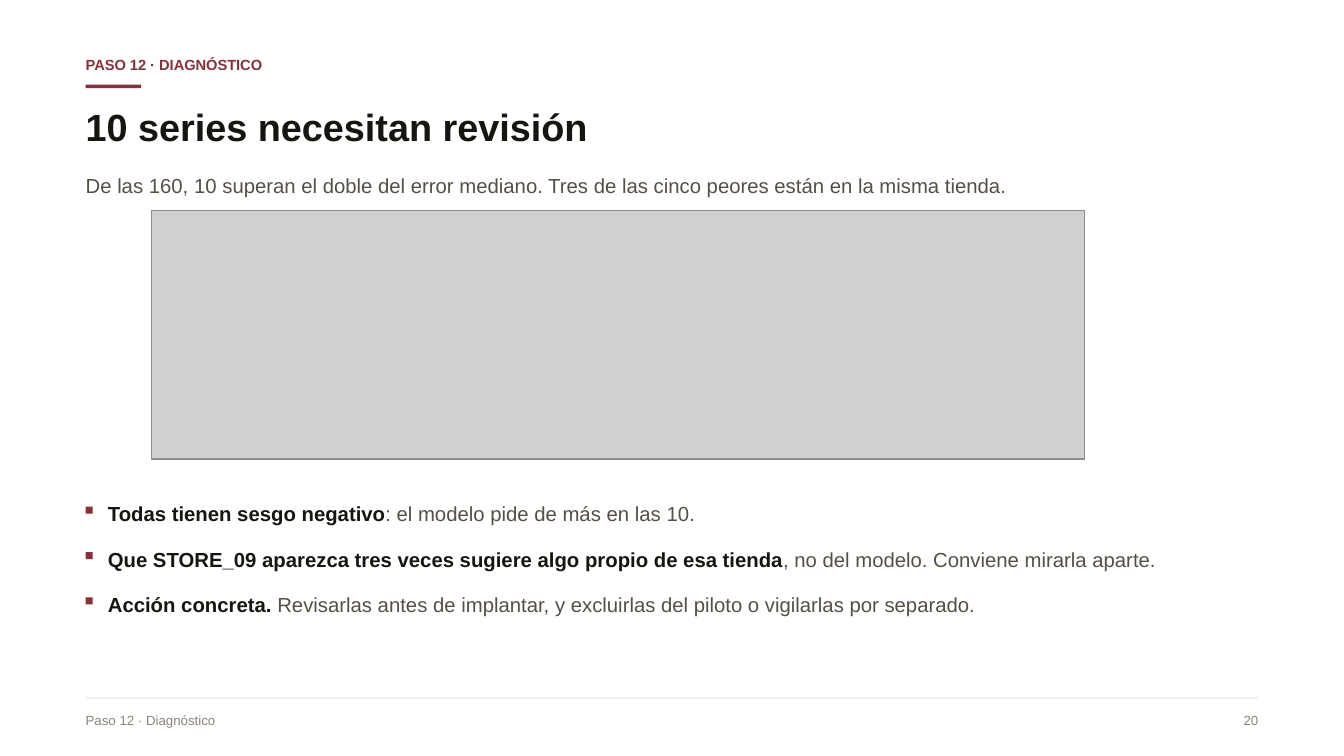
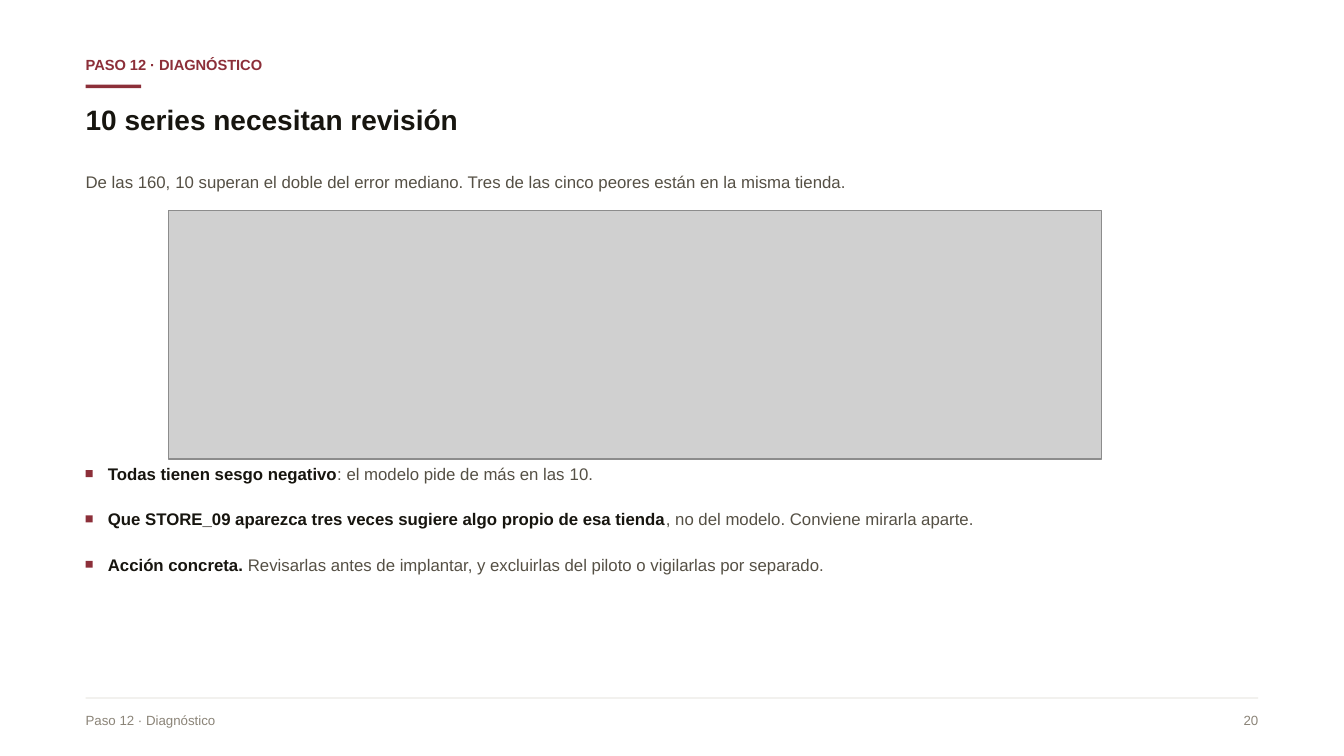
Before and after one commit to Danilo22m/Prueba_Tostao, a slide deck: slide 19 of Presentacion_Caso_A_compacta.pptx (slide 20 before the commit). Drawn at 1344x756 pixels with LibreOffice and Linux fonts; fonts in the diff are those of the drawing; grey boxes stand for pictures. Boxes give left, top, right and bottom in pixels: in the first picture for what was removed or moved away, otherwise in the second. Text is boxed around its words. In the diff, an @@ line names an element or a change of style, - is before the commit and + after.

```diff
--- a/Presentacion_Caso_A_compacta.pptx
+++ b/Presentacion_Caso_A_compacta.pptx
@@ text "10 series necesitan revisión" at (x1=86, y1=109, x2=457, y2=131): size 27 to 20 pt @@
@@ picture moved from (x1=151, y1=211, x2=1084, y2=459) to (x1=168, y1=211, x2=1101, y2=459) @@
@@ rectangle moved from (x1=86, y1=507, x2=93, y2=514) to (x1=86, y1=470, x2=93, y2=477) @@
@@ text "Todas tienen sesgo negativo: el ..." moved from (x1=108, y1=506, x2=695, y2=526) to (x1=108, y1=467, x2=593, y2=484) @@
@@ text "Que STORE_09 aparezca tres veces ..." moved from (x1=108, y1=552, x2=1155, y2=572) to (x1=108, y1=513, x2=973, y2=529) @@
@@ rectangle moved from (x1=86, y1=553, x2=93, y2=560) to (x1=86, y1=515, x2=93, y2=522) @@
@@ rectangle moved from (x1=86, y1=598, x2=93, y2=605) to (x1=86, y1=561, x2=93, y2=568) @@
@@ size 14.5 to 12 pt in 4 elements at (x1=86, y1=175, x2=845, y2=192), (x1=108, y1=467, x2=593, y2=484), (x1=108, y1=513, x2=973, y2=529), (x1=108, y1=558, x2=824, y2=575) @@
@@ text "Acción concreta. Revisarlas antes de ..." moved from (x1=108, y1=597, x2=975, y2=617) to (x1=108, y1=558, x2=824, y2=575) @@
```
Also in this commit, not shown: 21 other slides changed, 2 slides removed, 1 other file.
